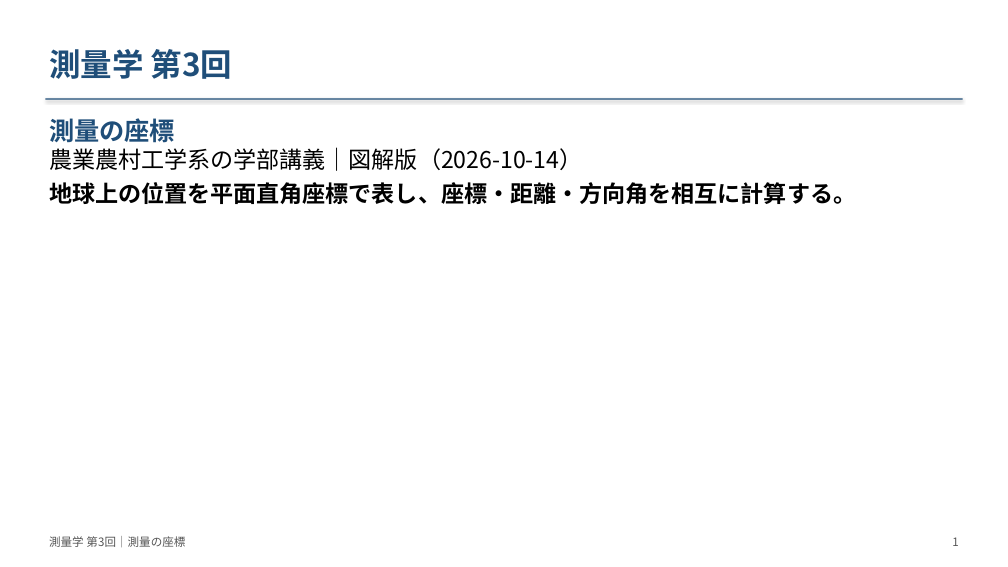
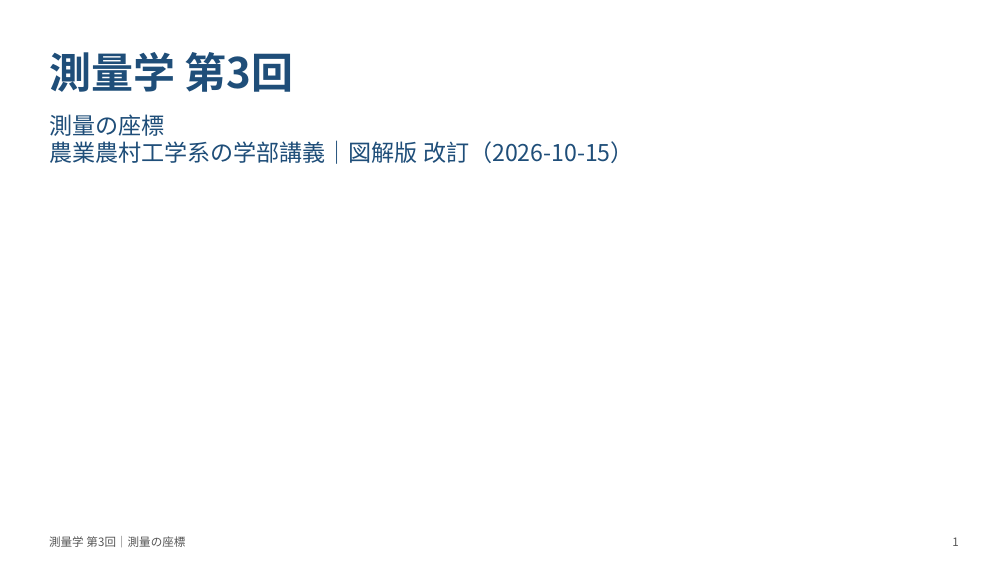
Before and after one commit to NN3210/Lecture, a slide deck: slide 1 of Surveying/materials/slides/第03回_測量の座標/slides.pptx. Drawn at 1008x567 pixels with LibreOffice and Linux fonts; fonts in the diff are those of the drawing; background and template pictures are left out. Boxes give left, top, right and bottom in pixels: in the first picture for what was removed or moved away, otherwise in the second. Text is boxed around its words. In the diff, an @@ line names an element or a change of style, - is before the commit and + after.

```diff
--- a/Surveying/materials/slides/第03回_測量の座標/slides.pptx
+++ b/Surveying/materials/slides/第03回_測量の座標/slides.pptx
@@ text "測量学 第3回" at [49, 52, 294, 92]: size 30 to 40 pt @@
@@ rectangle removed at [45, 98, 963, 100] @@
@@ text at [49, 114, 164, 136]: size 24 to 22 pt, bold off in "測量の座標"; less space between paragraphs @@
@@ text at [49, 140, 634, 164]: text changed; text colour #000000 to #1F4E79; bold off @@
-農業農村工学系の学部講義｜図解版（2026-10-14）
-地球上の位置を平面直角座標で表し、座標・距離・方向角を相互に計算する。
+農業農村工学系の学部講義｜図解版 改訂（2026-10-15）
```
Also in this commit, not shown: 49 other slides changed, 15 slides added, 3 slides removed, 39 other files.
